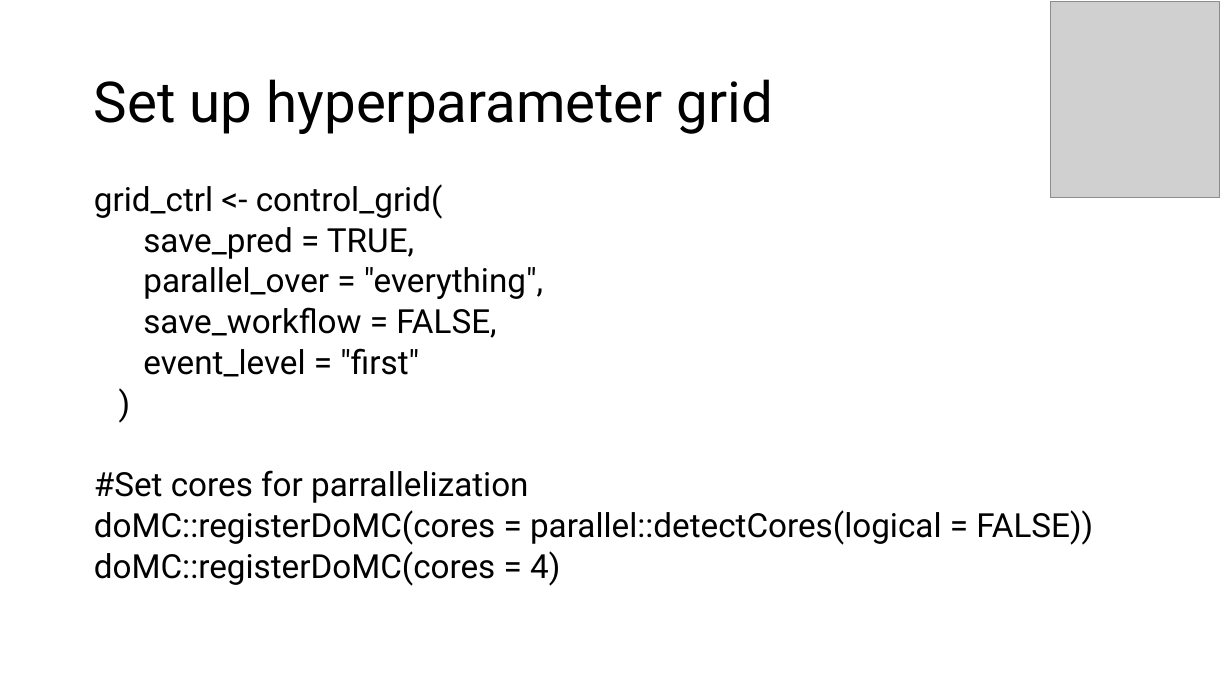
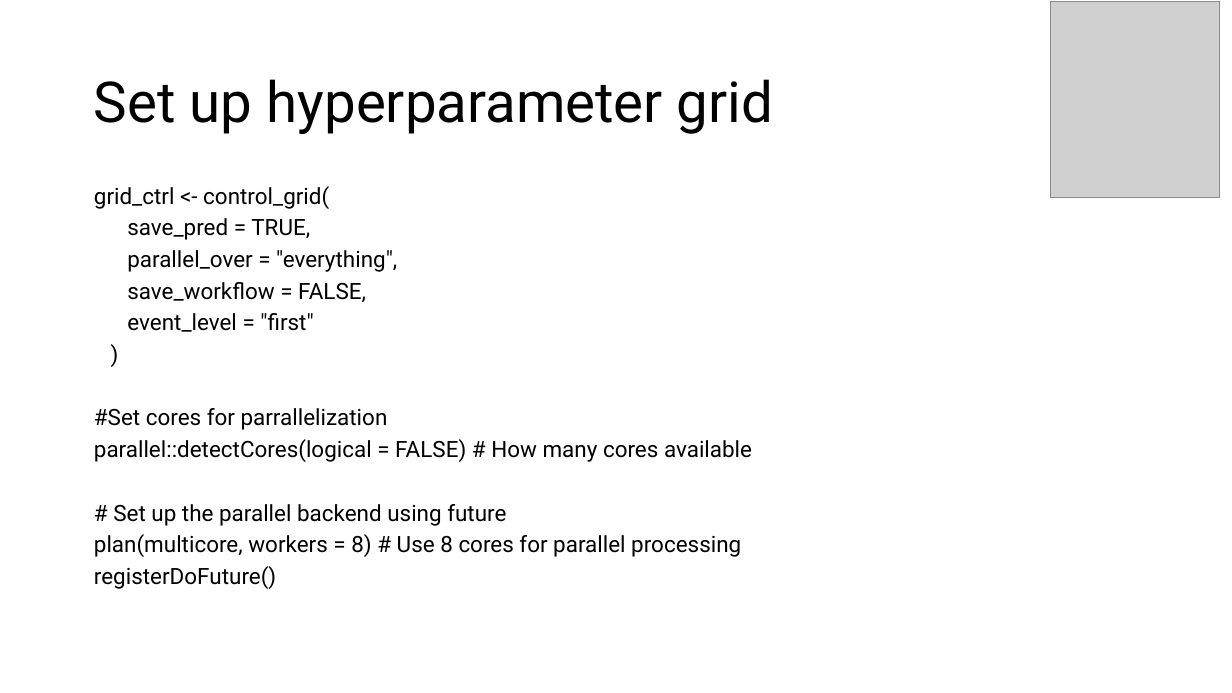
Before and after one commit to davigood1/Lisbon-Addiction-NLP-Workshop, a slide deck: slide 20 of Addiction_2024_workshop_coroner_NLP.pptx. Drawn at 1232x693 pixels with LibreOffice and Linux fonts; fonts in the diff are those of the drawing; grey boxes stand for pictures. Boxes give left, top, right and bottom in pixels: in the first picture for what was removed or moved away, otherwise in the second. Text is boxed around its words. In the diff, an @@ line names an element or a change of style, - is before the commit and + after.

```diff
--- a/Addiction_2024_workshop_coroner_NLP.pptx
+++ b/Addiction_2024_workshop_coroner_NLP.pptx
@@ text at (94, 186, 397, 430): size 25.9 to 17.5 pt in "grid_ctrl <- control_grid(", "save_pred = TRUE,", "parallel_over = "everything",", "save_workflow = FALSE," and 3 more places @@
@@ text at (94, 439, 752, 589): text changed; size 25.9 to 17.5 pt @@
-doMC::registerDoMC(cores = parallel::detectCores(logical = FALSE))
-doMC::registerDoMC(cores = 4)
+parallel::detectCores(logical = FALSE) # How many cores available
+# Set up the parallel backend using future
+plan(multicore, workers = 8) # Use 8 cores for parallel processing
+registerDoFuture()
```
Also in this commit, not shown: 5 other slides changed, 3 other files.
